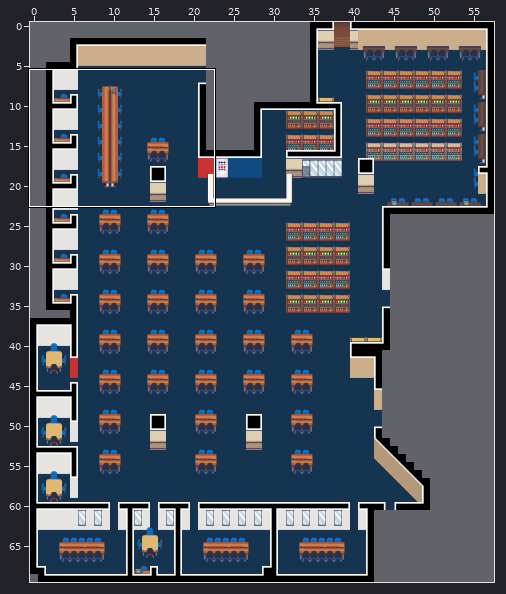
Tiled map, stored at LCB_Map/data/maps/main_2_library.tmx. The picture above shows the old version from afar; the outline marks the close-up.
Close-up. Old version:
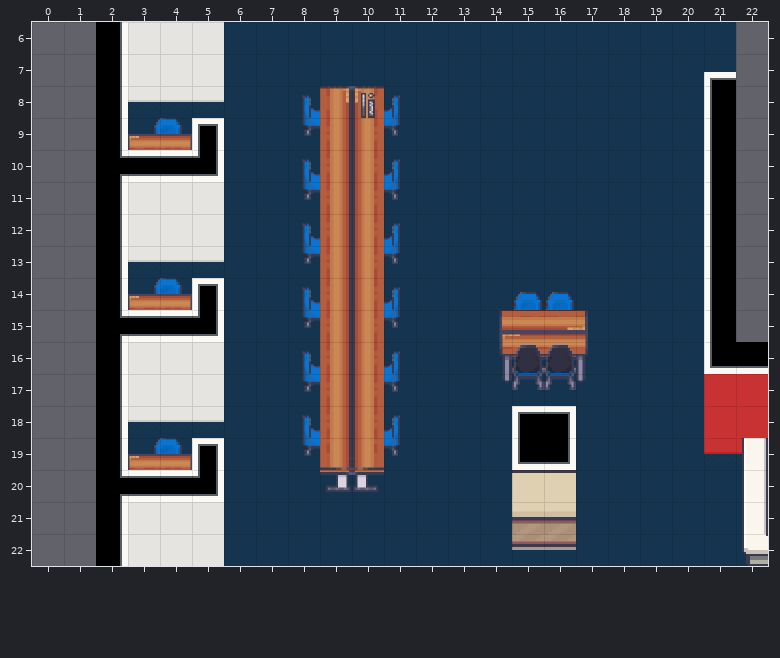
Cells are 64x64 px. Shown: x 0..22, y 6..22. The commit also changed other parts of the map, which this record leaves out.
The result:
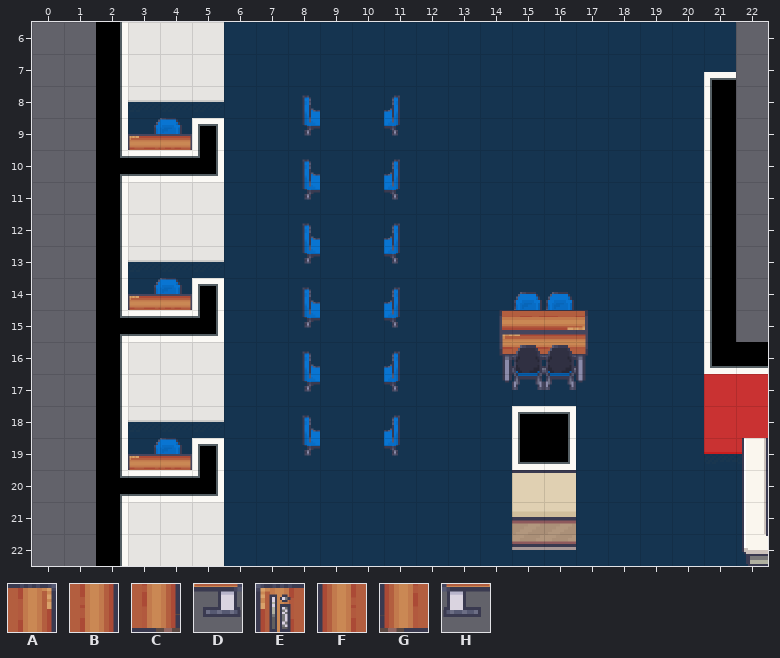
Key: from "LCB_furnishing": A 189, B 208, C 227, D 246, E 265, F 284, G 303, H 322.
_ is an empty cell.
Difference:
{"where": "layer \"Furnishing\""}
{"y":8,"x":9,"old":"AE","new":"__"}
{"y":9,"x":9,"old":"BF","new":"__"}
{"y":10,"x":9,"old":"BF","new":"__"}
{"y":11,"x":9,"old":"BF","new":"__"}
{"y":12,"x":9,"old":"BF","new":"__"}
{"y":13,"x":9,"old":"BF","new":"__"}
{"y":14,"x":9,"old":"BF","new":"__"}
{"y":15,"x":9,"old":"BF","new":"__"}
{"y":16,"x":9,"old":"BF","new":"__"}
{"y":17,"x":9,"old":"BF","new":"__"}
{"y":18,"x":9,"old":"BF","new":"__"}
{"y":19,"x":9,"old":"CG","new":"__"}
{"y":20,"x":9,"old":"DH","new":"__"}
{"label":"removed","picture_box":[320,86,384,492]}
